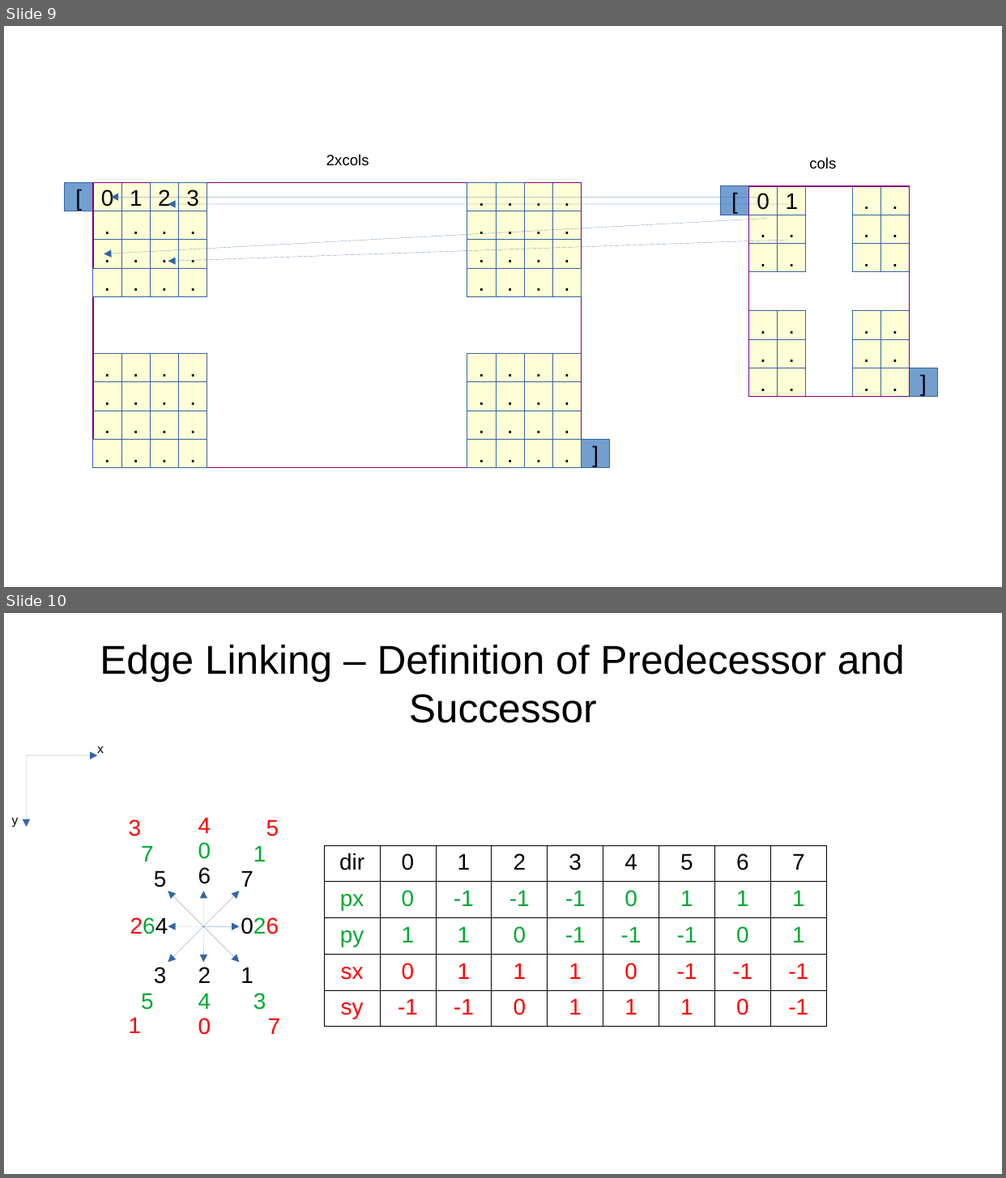
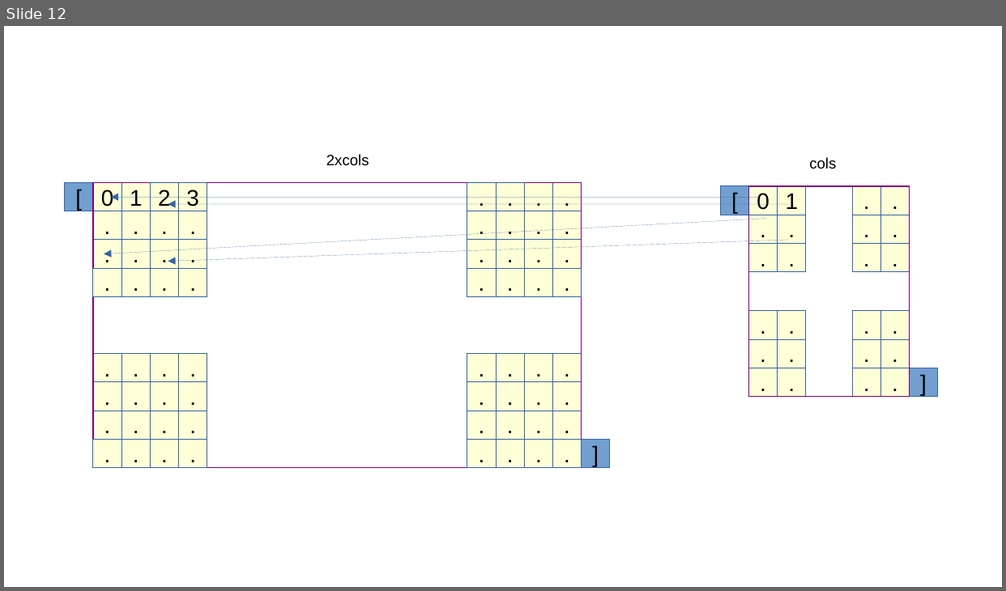
Before and after one commit to AxelTe/cvTestElectron, a slide deck: insides.odp. Shown one above the other, each under a label of ours: slides 9 and 10 before the commit, slide 12 after it. The pictures are 1006x1178 and 1006x591 pixels, drawn with LibreOffice and Linux fonts; fonts in the diff are those of the drawing. Boxes give left, top, right and bottom in pixels: in the first picture for what was removed or moved away, otherwise in the second. Text is boxed around its words. In the diff, an @@ line names an element or a change of style, - is before the commit and + after.

Commit message:
linking and contours

```diff
--- a/insides.odp
+++ b/insides.odp
@@ slide 10 removed at <box>4,613,1002,1174</box>, background #FFFFFF @@
@@ title removed at <box>100,645,905,723</box> @@
-Edge Linking – Definition of Predecessor and Successor
@@ group removed at <box>12,746,104,827</box>: 2 arrows, 2 texts @@
-x
-y
@@ table removed at <box>325,845,830,1023</box>, 5 rows, 9 columns @@
-dir | 0 | 1 | 2 | 3 | 4 | 5 | 6 | 7
-px | 0 | -1 | -1 | -1 | 0 | 1 | 1 | 1
-py | 1 | 1 | 0 | -1 | -1 | -1 | 0 | 1
-sx | 0 | 1 | 1 | 1 | 0 | -1 | -1 | -1
-sy | -1 | -1 | 0 | 1 | 1 | 1 | 0 | -1
@@ group removed at <box>129,817,281,1035</box>: 24 texts, 4 double arrows @@
-7
-6
-0
-5
-4
-3
-2
-1
-0
-7
-6
-5
-4
-3
-2
-1
-0
-7
-6
-5
-4
-3
-2
-1
@@ what was slide 9 is now slide 12 @@
```
Also in this commit, not shown: 3 slides added, 4 other slides removed, 12 other files.
